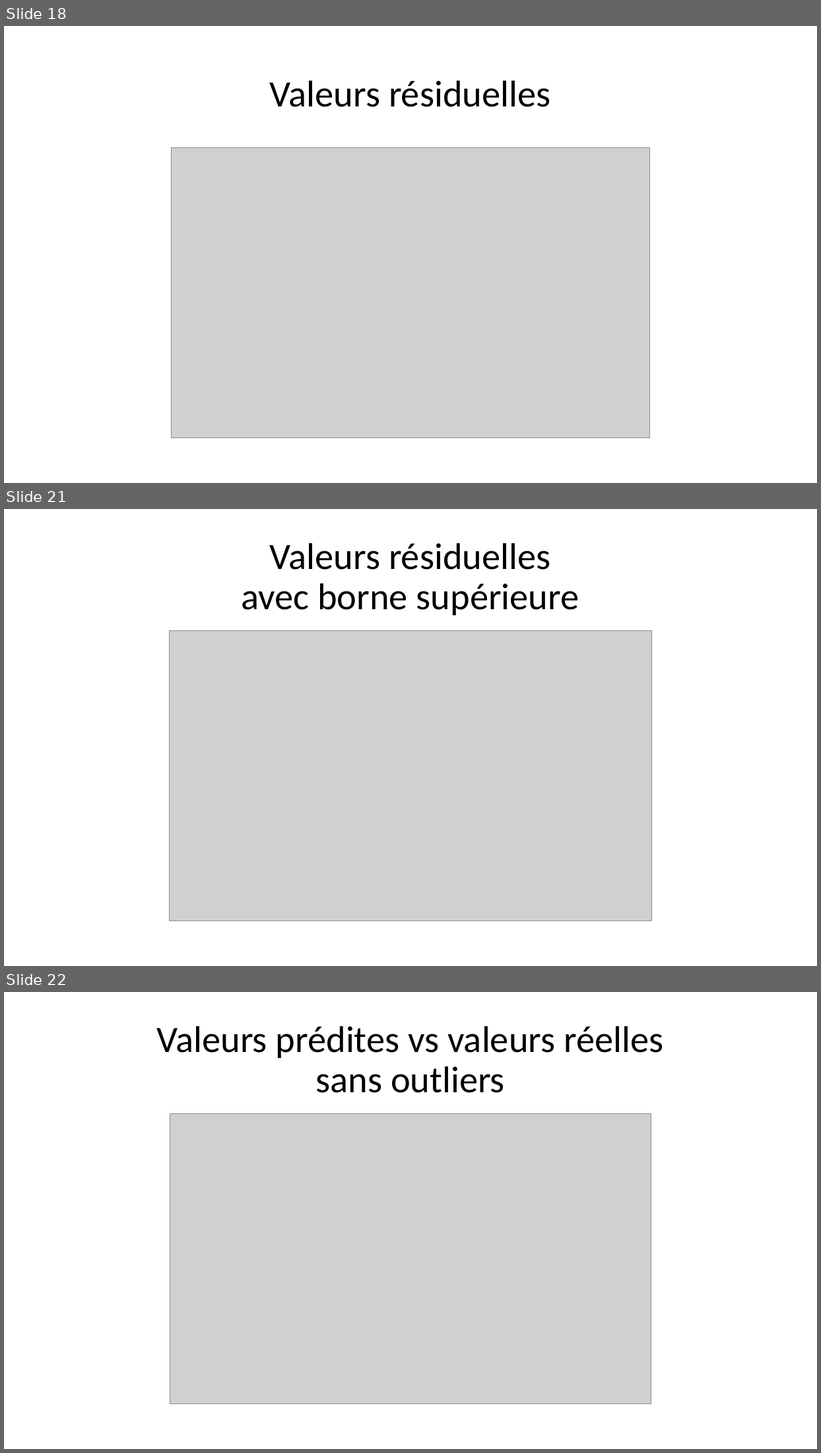
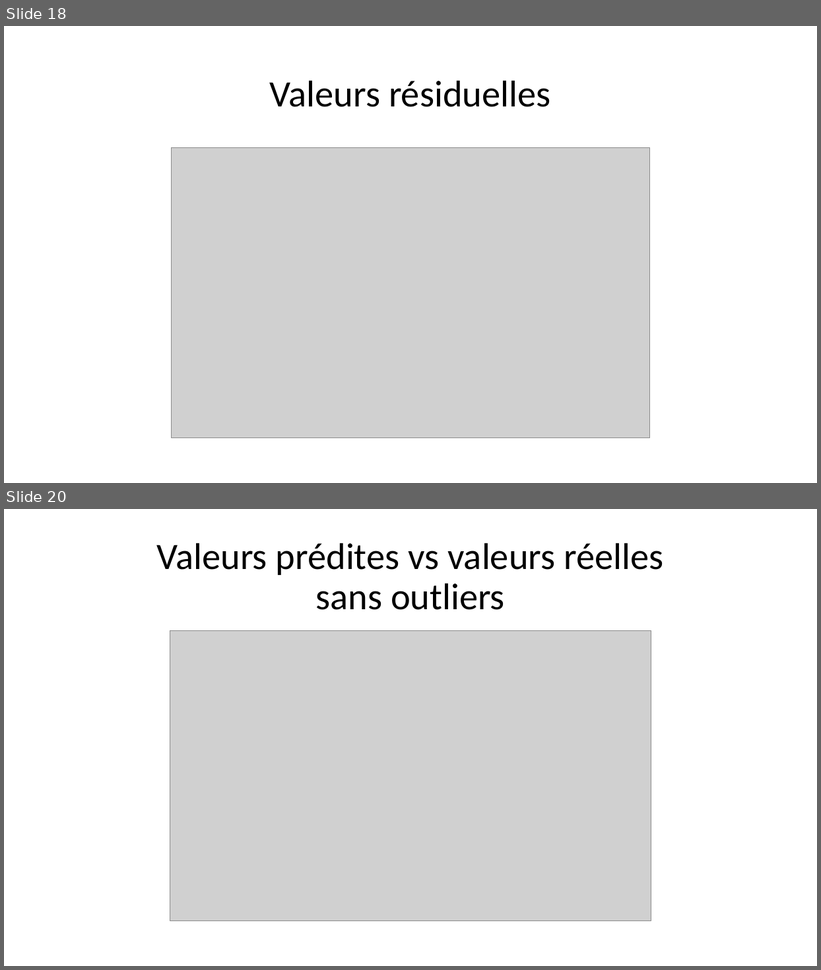
Before and after one commit to morganscao/Projet4, a slide deck: rapport/Anticipez le retard de vol des avions.pptx. Shown one above the other, each under a label of ours: slides 18, 21 and 22 before the commit, slides 18 and 20 after it; the slides between them are not shown. The pictures are 821x1453 and 821x970 pixels, drawn with LibreOffice and Linux fonts; fonts in the diff are those of the drawing; grey boxes stand for pictures. Boxes give left, top, right and bottom in pixels: in the first picture for what was removed or moved away, otherwise in the second. Text is boxed around its words. In the diff, an @@ line names an element or a change of style, - is before the commit and + after.

```diff
--- a/rapport/Anticipez le retard de vol des avions.pptx
+++ b/rapport/Anticipez le retard de vol des avions.pptx
@@ slide 21 removed at [4, 509, 817, 966], background #FFFFFF @@
@@ title removed at [242, 543, 580, 615] @@
-Valeurs résiduelles
-avec borne supérieure
@@ picture removed at [169, 631, 652, 921] @@
@@ what was slide 22 is now slide 20 @@
```
Also in this commit, not shown: 11 slides changed, 1 other slide removed, 16 other files.
